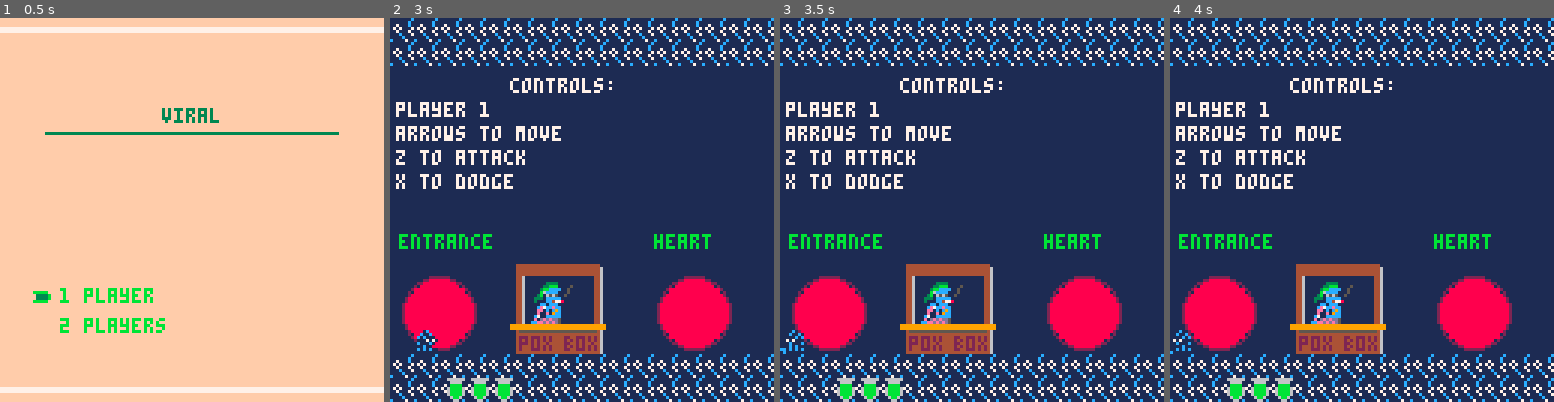
Above: before the commit, frames 1-4 (left to right).
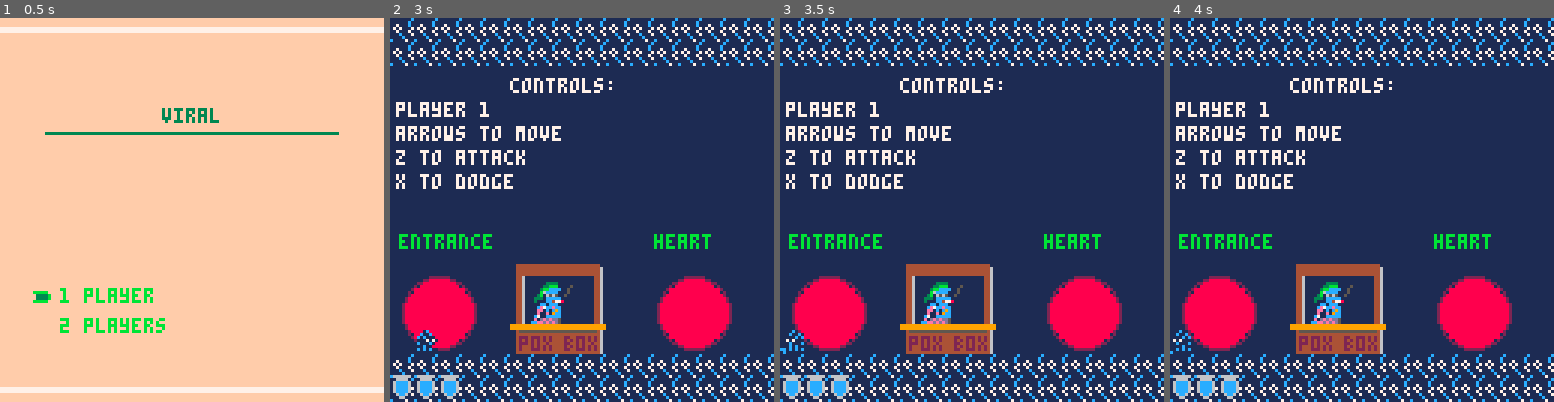
Above: after the commit, the same moments.

Repository: Von-dy/Game_Design_Final_Project
Game: PICO-8 cartridge current_build.p8
Two runs of this game, one before a commit and one after it. Both use one fixed random seed, a clock stepped at 60 frames per second and the inputs below.
Inputs:
- Up to frame 1 (0.5 s): tap X (X key) at 0.33 s
- Up to frame 2 (3 s): tap O (Z key) at 0.7, 1.7, 2.1, 2.5, 2.9 s; tap X (X key) at 1.07, 1.85, 2.97 s; hold Right 1.6-2.1 s; hold Up 2.15-2.42 s; hold Right from 2.47 s (still down)
- Up to frame 3 (3.5 s): release Right at 3.03 s; hold Left from 3.08 s (still down); tap O (Z key) at 3.3 s
- Up to frame 4 (4 s): release Left at 3.58 s; hold Down 3.63-3.97 s; tap O (Z key) at 3.7 s

Frame 1 is identical in both runs. In frame 2, 1.3% of the frame differs, in the area x 0-33%, y 92-100%; in frame 3, 1.3%; in frame 4, 1.3%.

Commit message:
hud changes
changed vials and boss health bar

Diff:
--- a/current_build.p8
+++ b/current_build.p8
@@ -1336,27 +1336,42 @@
   for v in all(boss.valves) do
    hpleft+=v.hp
   end
-  rectfill(0,4,(hpleft/80)*128,6,10)
+    if game.state!=1 then
+      rectfill(0,4,128,6,8)
+      rectfill(0,4,(hpleft/80)*128,6,3)
+      rect(0, 3, 128, 7, 0)
+    end
  --end heart boss drawing
  end
  --stomach boss
  if id==2 then
-  rectfill(0,4,(boss.hp)/40*128,6,10)
+   if game.state!=1 then
+     rectfill(0,4,128,6,8)
+     rectfill(0,4,(boss.hp)/40*128,6,3)
+     rect(0, 3, 128, 7, 0)
+   end
  end
  for p in all(players) do
-  tempx=10
-  if p.n==1 then tempx=80 end
+  tempx= -8
+  if p.n==1 then tempx=96 end
   if p.hp>0 then
    for h=1,p.hp do
-    spr(32,tempx+h*8,120)
+     if p.curr_choice==0 then spr(24,tempx+h*8,119) end
+     if p.curr_choice==1 then spr(25,tempx+h*8,119) end
+     if p.curr_choice==2 then spr(32,tempx+h*8,119) end
+     if p.curr_choice==3 then spr(40,tempx+h*8,119) end
    end
   end
  end
  --lung boss
  if id==3 then
-  rectfill(0,4,(boss.hp/100)*128,6,10)
- end
- --print(#boss.bullets,100,60)
+   if game.state!=1 then
+     rectfill(0,4,128,6,8)
+     rectfill(0,4,(boss.hp/100)*128,6,3)
+     rect(0, 3, 128, 7, 0)
+  end
+ end
+ --print(#boss.attacks,100,60)
 end
 
 function draw_boss()
Not shown, changed: 17 lines of the sprite sheet (__gfx__) section of current_build.p8
